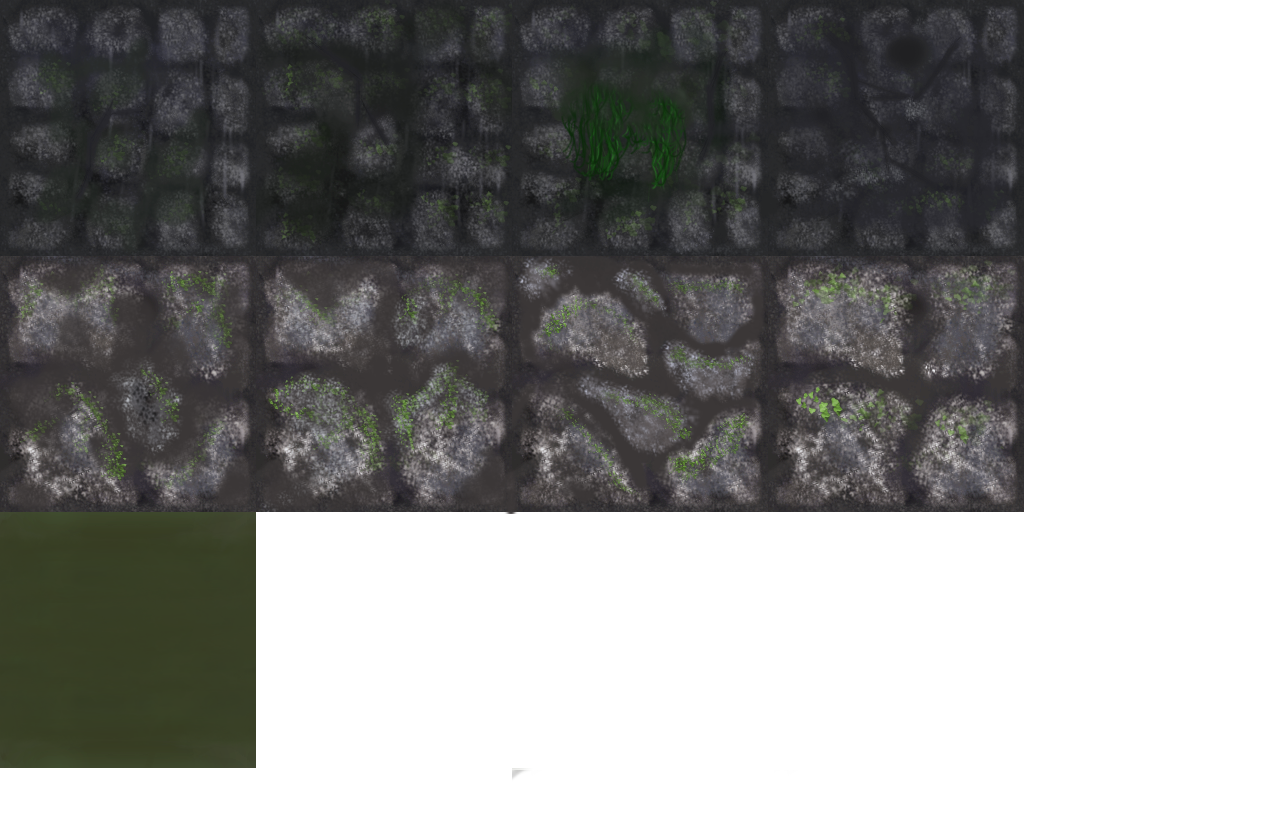
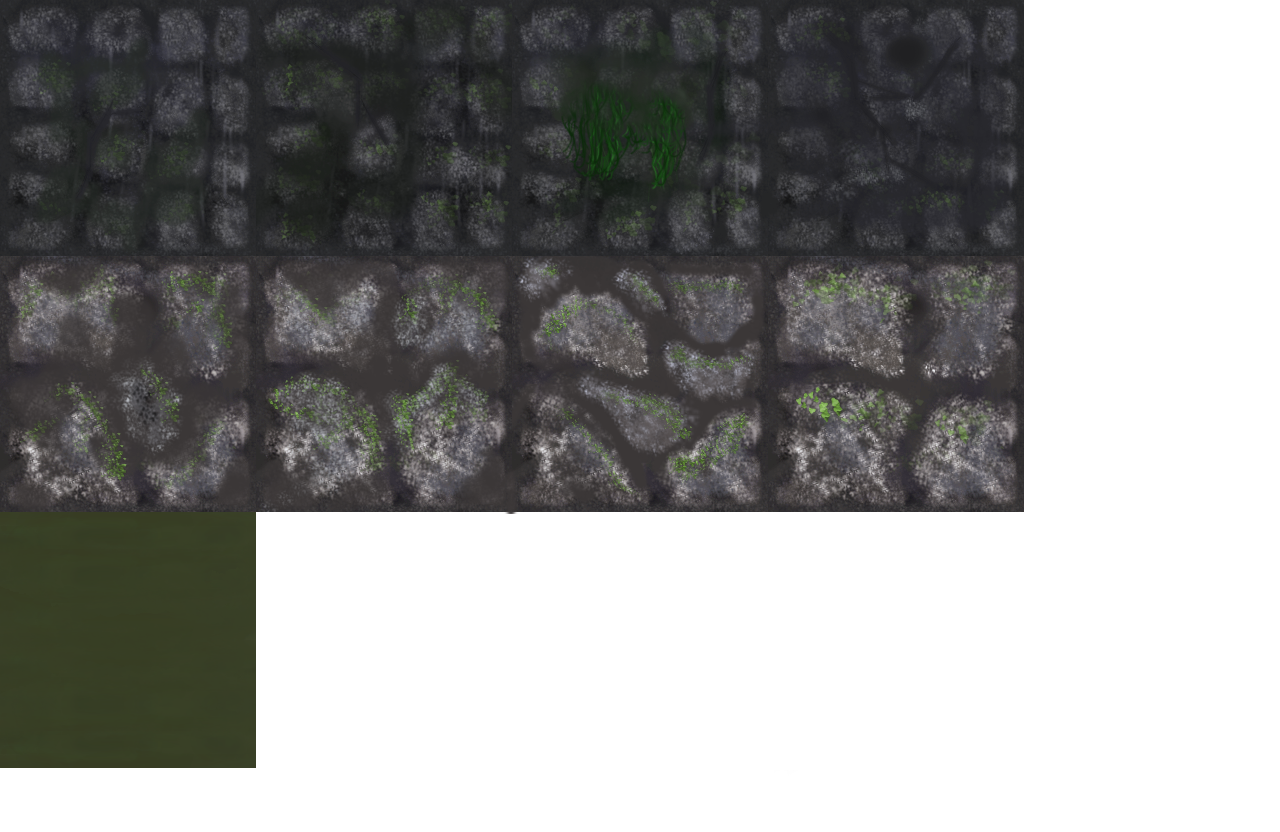
Before/after of a 1280 × 832 layered artwork. What changed in the layer stack:
painted on "Tausta" over (0, 512, 531, 781)
